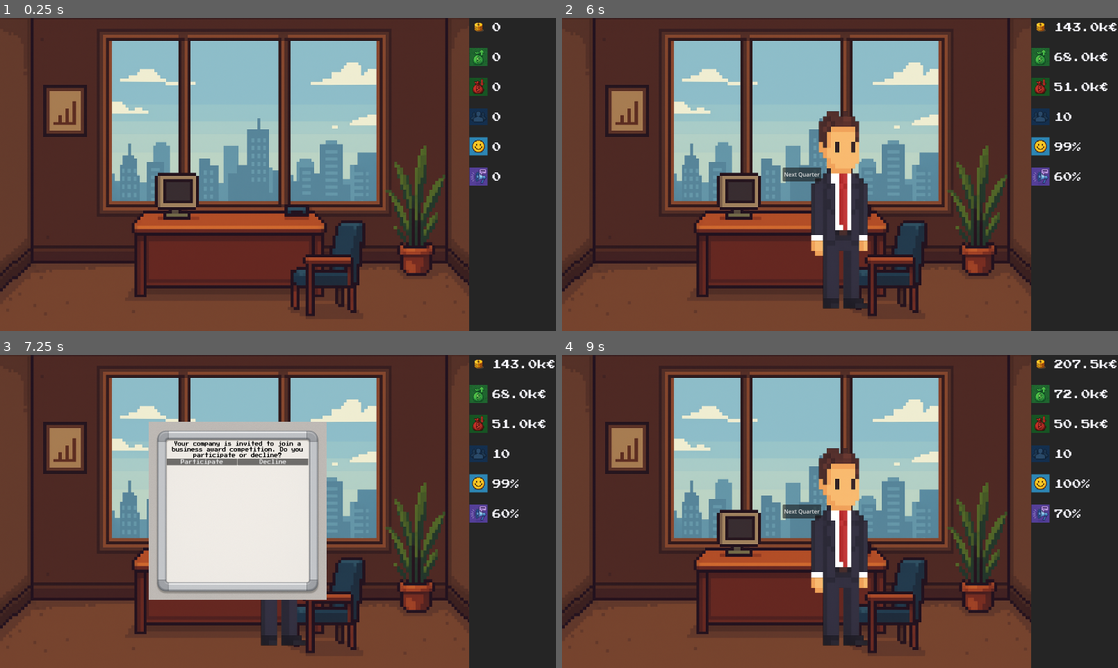
Above: before the commit, frames 1-4 (two rows, left to right).
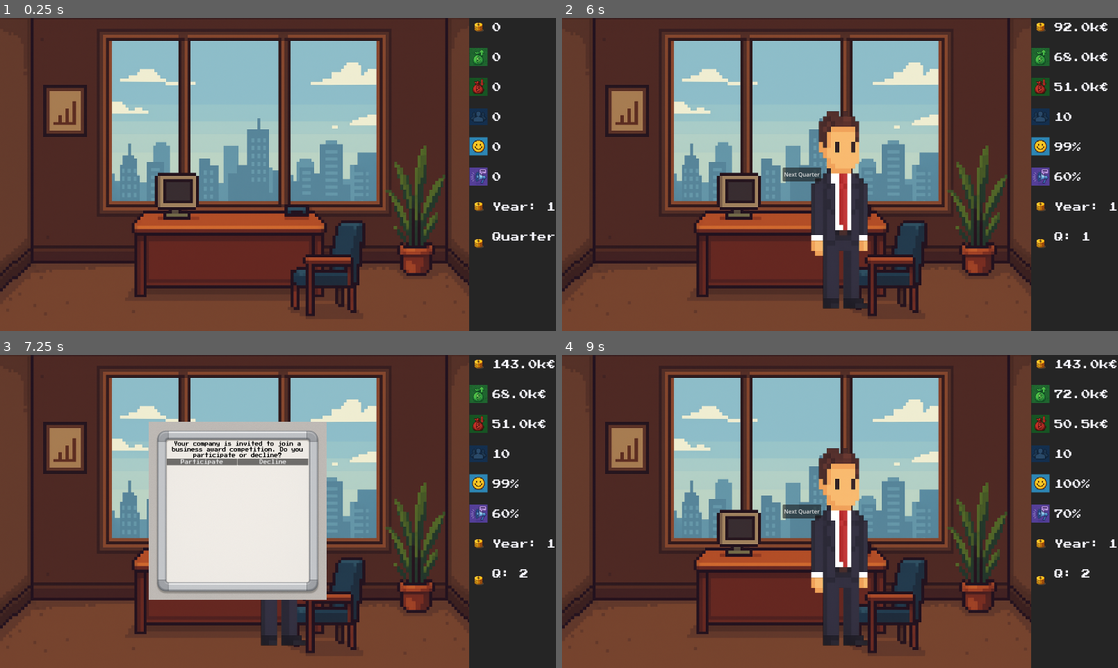
Above: after the commit, the same moments.

Repository: IU-Internationale-Hochschule-Augsburg/You-re-the-Boss-Now
Game: Godot game, scene res://main.tscn
Two runs of this game, one before a commit and one after it. Both use one fixed random seed, a clock stepped at 60 frames per second and the inputs below.
Inputs:
- Up to frame 1 (0.25 s): no input
- Up to frame 2 (6 s): tap Enter at 0.5 s; click "Participate" at 4.25 s; click "Replace Now" at 5 s; click "Increase Advertising" at 5.75 s
- Up to frame 3 (7.25 s): click "Next Quarter" at 6.5 s
- Up to frame 4 (9 s): click "Decline" at 7.25 s; click "Reduce Prices" at 8 s; click "Respond Publicly" at 8.75 s

The runs differ from the first frame. In frame 1, 0.3% of the frame differs, in the area x 85-100%, y 58-74%; in frame 2, 0.4%, in the area x 85-100%, y 1-74%; in frame 3, 0.3%; in frame 4, 0.4%.

Commit message:
Add files via upload

Diff:
--- a/Scripts/CompanyState.gd
+++ b/Scripts/CompanyState.gd
@@ -7,6 +7,8 @@
 @export var public_relations = .1
 @export var employee_count = 10
 @export var employee_satisfaction = .7
+var quarter = 1
+var year = 1
 
 func apply_effects(effects: Dictionary) -> void:
 	for key in effects.keys():
@@ -30,12 +32,18 @@
 		"running_costs": running_costs,
 		"public_relations": public_relations,
 		"employee_count": employee_count,
-		"employee_satisfaction": employee_satisfaction
+		"employee_satisfaction": employee_satisfaction,
+		"year": year,
+		"quarter": quarter
 	}
 
 func quarter_update() -> void:
 	capital += monthly_turnover*3
 	capital -= running_costs*3
+	quarter += 1
+	if quarter > 4:
+		quarter = 1
+		year += 1
 	clamp_metrics()
 
 func is_game_over() -> Array:
@@ -53,3 +61,5 @@
 	public_relations = .1
 	employee_count = 10
 	employee_satisfaction = .7
+	quarter = 1
+	year = 1
--- a/Scripts/HUD.gd
+++ b/Scripts/HUD.gd
@@ -19,3 +19,9 @@
 	$CompanyStateContainer/CapitalLabel.text = num_shorten(states.get("capital")) + "€"
 	$CompanyStateContainer/RunningCostsLabel.text = num_shorten(states.get("running_costs")) + "€"
 	$CompanyStateContainer/MonthlyTurnoverLabel.text = num_shorten(states.get("monthly_turnover")) + "€"
+
+func update_year(year):
+	$CompanyStateContainer/YearLabel.text = "Year: " + str(year)
+
+func update_quarter(quarter):
+	$CompanyStateContainer/QuarterLabel.text = "Q: " + str(quarter)
--- a/Scripts/World.gd
+++ b/Scripts/World.gd
@@ -2,10 +2,14 @@
 var tasks_left = 0
 
 func _on_ceo_arrived_at_desk() -> void:
-	#$Control.visible = true
+	_update_time_display()
 	$HUD.update_company_state()
 	$HUD.visible = true
-	_next_quarter()
+
+	$QuarterControl.visible = false
+	$TaskControl.openTask()
+	$TaskControl.visible = true
+	tasks_left = 2
 
 func _on_button_a_pressed() -> void:
 	if $TaskControl.current_task.has("effects_a"):
@@ -32,14 +36,16 @@
 		_end_quarter()
 
 func _next_quarter():
+	CompanyState.quarter_update()
+	_update_time_display()
+	$HUD.update_company_state()
+
 	$QuarterControl.visible = false
 	$TaskControl.openTask()
 	$TaskControl.visible = true
 	tasks_left = 2
 
 func _end_quarter():
-	CompanyState.quarter_update()
-	$HUD.update_company_state()
 	$TaskControl.visible = false
 	var game_over = CompanyState.is_game_over()
 	if game_over[0]:
@@ -48,8 +54,14 @@
 	else:
 		$QuarterControl.visible = true
 
+
+
 func _restart_game():
 	CompanyState.reset()
-	$HUD.update_company_state()
+	_on_ceo_arrived_at_desk()
 	$GameOverControl.visible = false
-	_next_quarter()
+
+func _update_time_display():
+	var state = CompanyState.get_state()
+	$HUD.update_year(state["year"])
+	$HUD.update_quarter(state["quarter"])
--- a/UI/hud.tscn
+++ b/UI/hud.tscn
@@ -103,3 +103,25 @@
 theme = ExtResource("2_bytes")
 text = "0"
 text_overrun_behavior = 1
+
+[node name="YearIcon" type="Sprite2D" parent="CompanyStateContainer"]
+position = Vector2(-40, 527)
+scale = Vector2(0.05, 0.046)
+texture = ExtResource("1_0j753")
+
+[node name="YearLabel" type="Label" parent="CompanyStateContainer"]
+layout_mode = 2
+theme = ExtResource("2_bytes")
+text = "Year: 1"
+text_overrun_behavior = 1
+
+[node name="QuarterIcon" type="Sprite2D" parent="CompanyStateContainer"]
+position = Vector2(-40, 633)
+scale = Vector2(0.05, 0.046)
+texture = ExtResource("1_0j753")
+
+[node name="QuarterLabel" type="Label" parent="CompanyStateContainer"]
+layout_mode = 2
+theme = ExtResource("2_bytes")
+text = "Quarter: 1"
+text_overrun_behavior = 1
--- a/project.godot
+++ b/project.godot
@@ -13,7 +13,7 @@
 config/name="You´re the Boss Now"
 run/main_scene="uid://c5vvvqe3m4f35"
 config/features=PackedStringArray("4.4", "GL Compatibility")
-config/icon="res://Assets/icon.svg"
+config/icon="res://Assets/Icons/icon_godot.svg"
 
 [autoload]
 
